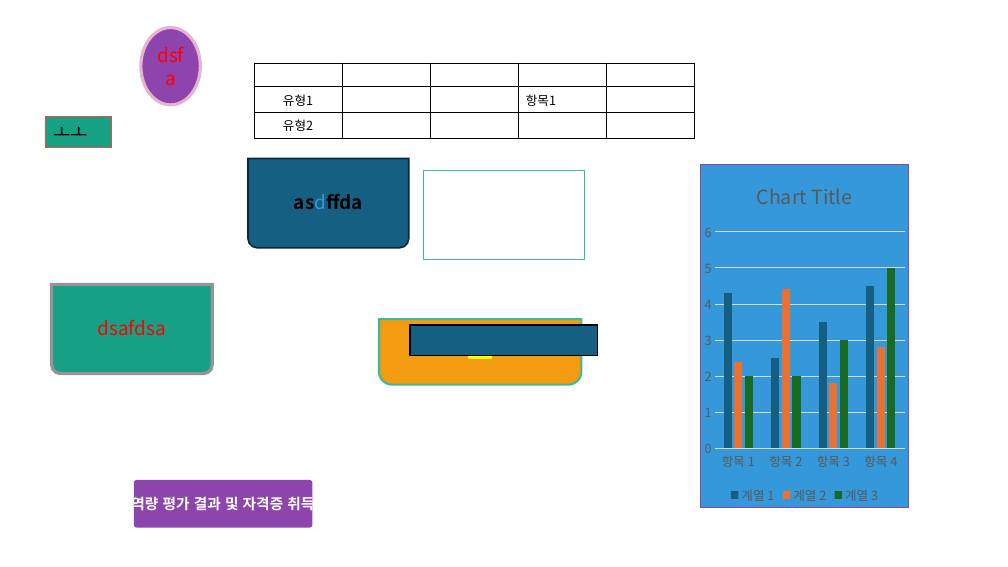
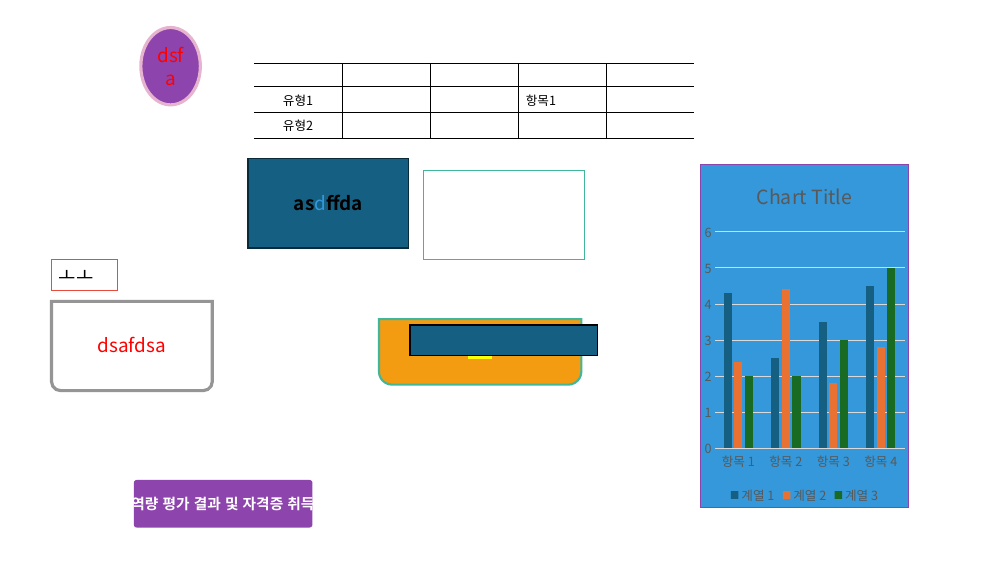
Before and after one commit to kblee0/office, a slide deck: slide 1 of powerpoint/stylex/StyleX.pptm. Drawn at 1008x567 pixels with LibreOffice and Linux fonts; fonts in the diff are those of the drawing. Boxes give left, top, right and bottom in pixels: in the first picture for what was removed or moved away, otherwise in the second. Text is boxed around its words. In the diff, an @@ line names an element or a change of style, - is before the commit and + after.

```diff
--- a/powerpoint/stylex/StyleX.pptm
+++ b/powerpoint/stylex/StyleX.pptm
@@ table at (254,64,696,135) @@
@@ borders changed @@
@@ rectangle "asdffda" at (248,159,409,248): round same rect to rectangle @@
@@ rectangle "ㅗㅗ" at (51,260,117,290): fill #16A085 to none @@
@@ rectangle "ㅗㅗ": place and size @@
-rectangle "ㅗㅗ" at (45,117,111,147)
+rectangle "ㅗㅗ" at (51,260,117,290)
@@ round same rect "dsafdsa": place and size @@
-round same rect "dsafdsa" at (51,284,212,374)
+round same rect "dsafdsa" at (51,302,212,391)
@@ round same rect "dsafdsa" at (51,302,212,391): fill #16A085 to none @@
```
Also in this commit, not shown: 7 other files.
